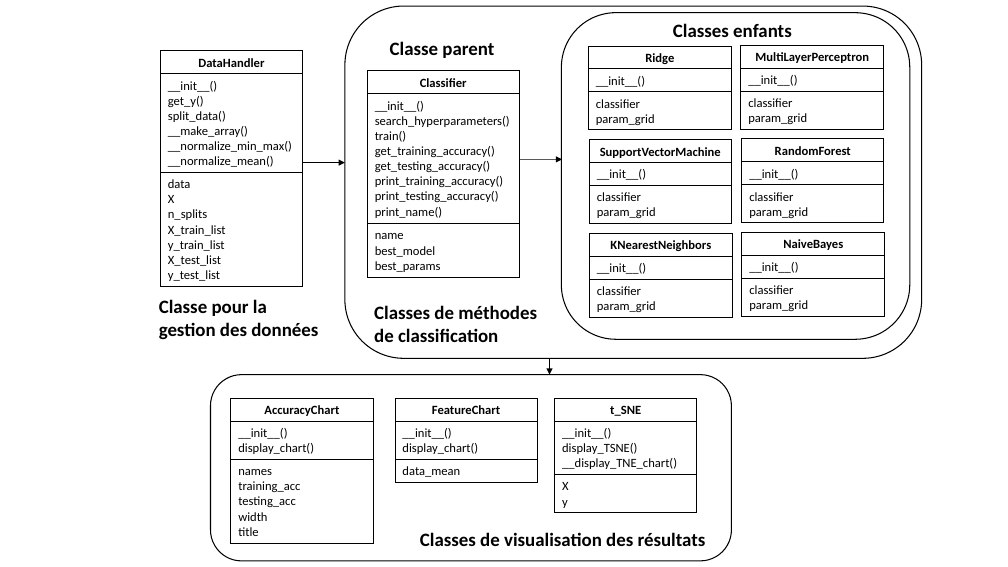
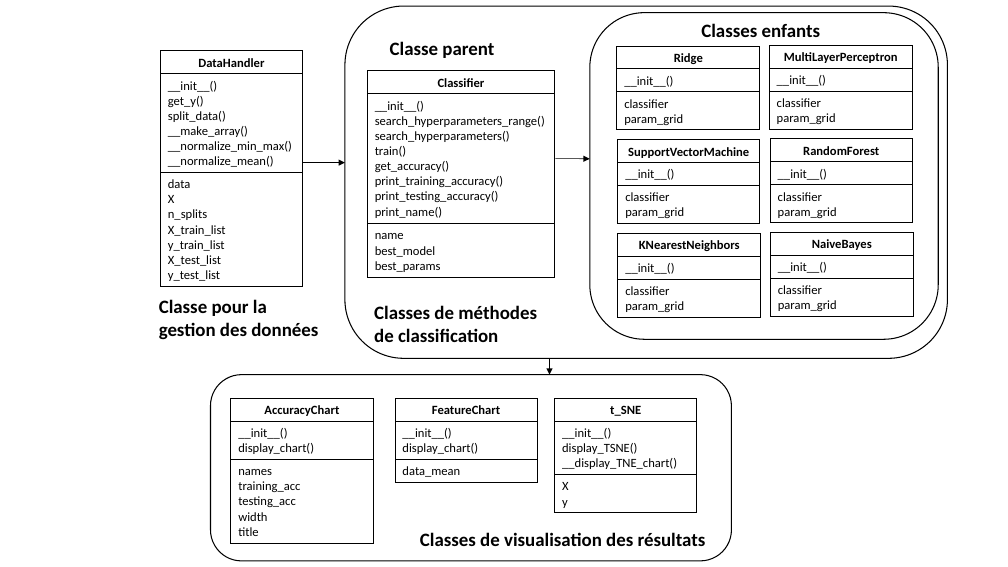
Before and after one commit to sgiardl/LeafClassification, a slide deck: slide 1 of report/classes.pptx. Drawn at 1008x567 pixels with LibreOffice and Linux fonts; fonts in the diff are those of the drawing. Boxes give left, top, right and bottom in pixels: in the first picture for what was removed or moved away, otherwise in the second. Text is boxed around its words. In the diff, an @@ line names an element or a change of style, - is before the commit and + after.

```diff
--- a/report/classes.pptx
+++ b/report/classes.pptx
@@ rounded rectangle: place and size @@
-rounded rectangle at box(345, 6, 922, 358)
+rounded rectangle at box(345, 6, 948, 358)
@@ 18 rectangles, 1 text, 1 rounded rectangle: place and size @@
-18 rectangles, 1 text, 1 rounded rectangle at box(562, 13, 910, 340)
+18 rectangles, 1 text, 1 rounded rectangle at box(590, 13, 938, 340)
@@ rectangle "Classifier": place and size @@
-rectangle "Classifier" at box(368, 71, 520, 94)
+rectangle "Classifier" at box(368, 71, 555, 94)
@@ rectangle "__init__()": place and size @@
-rectangle "__init__()" at box(368, 94, 520, 224)
+rectangle "__init__()" at box(368, 94, 555, 224)
@@ text in rectangle at box(375, 116, 545, 127): paragraph added @@
+search_hyperparameters_range()
@@ text in rectangle at box(375, 161, 450, 172): text changed @@
-get_training_accuracy()
-get_testing_accuracy()
+get_accuracy()
@@ arrow moved from (520, 160) - (563, 160) to (556, 159) - (590, 159) @@
@@ rectangle "name": place and size @@
-rectangle "name" at box(368, 224, 520, 278)
+rectangle "name" at box(368, 224, 555, 278)
```
Also in this commit, not shown: 10 other files.
